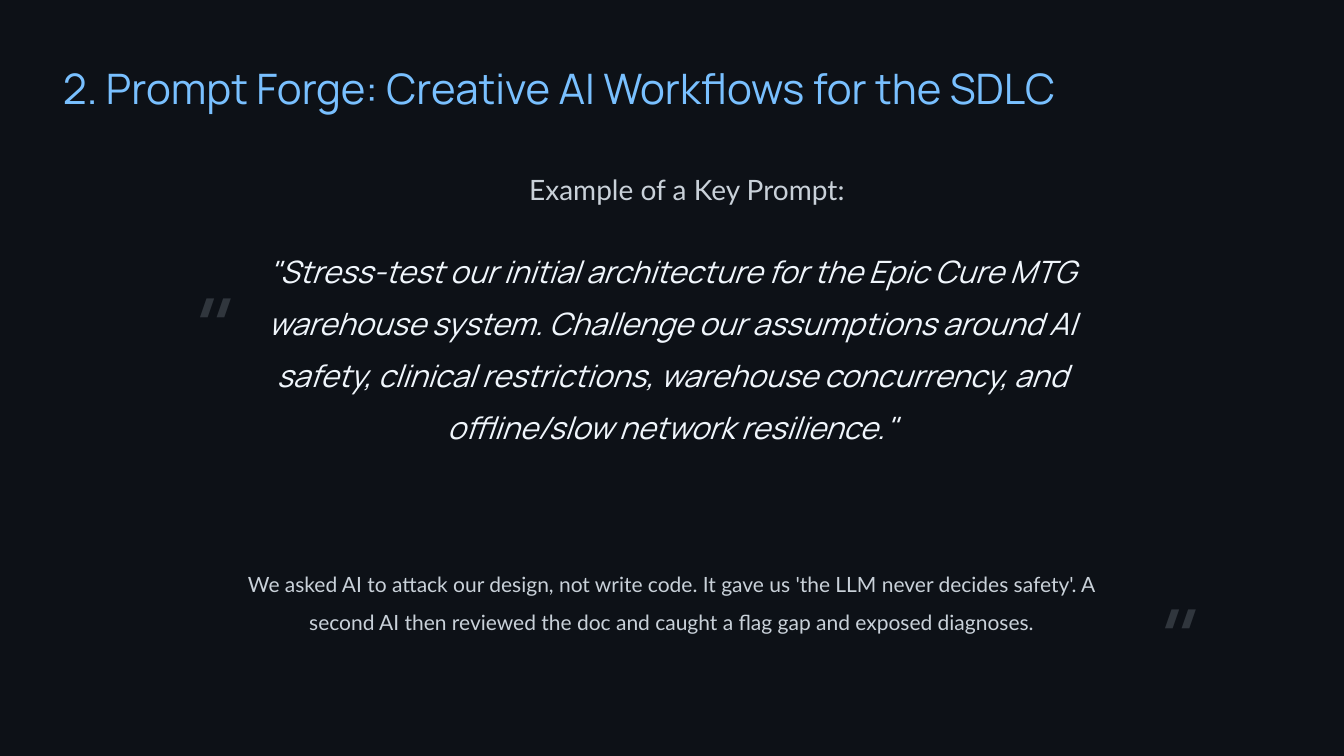
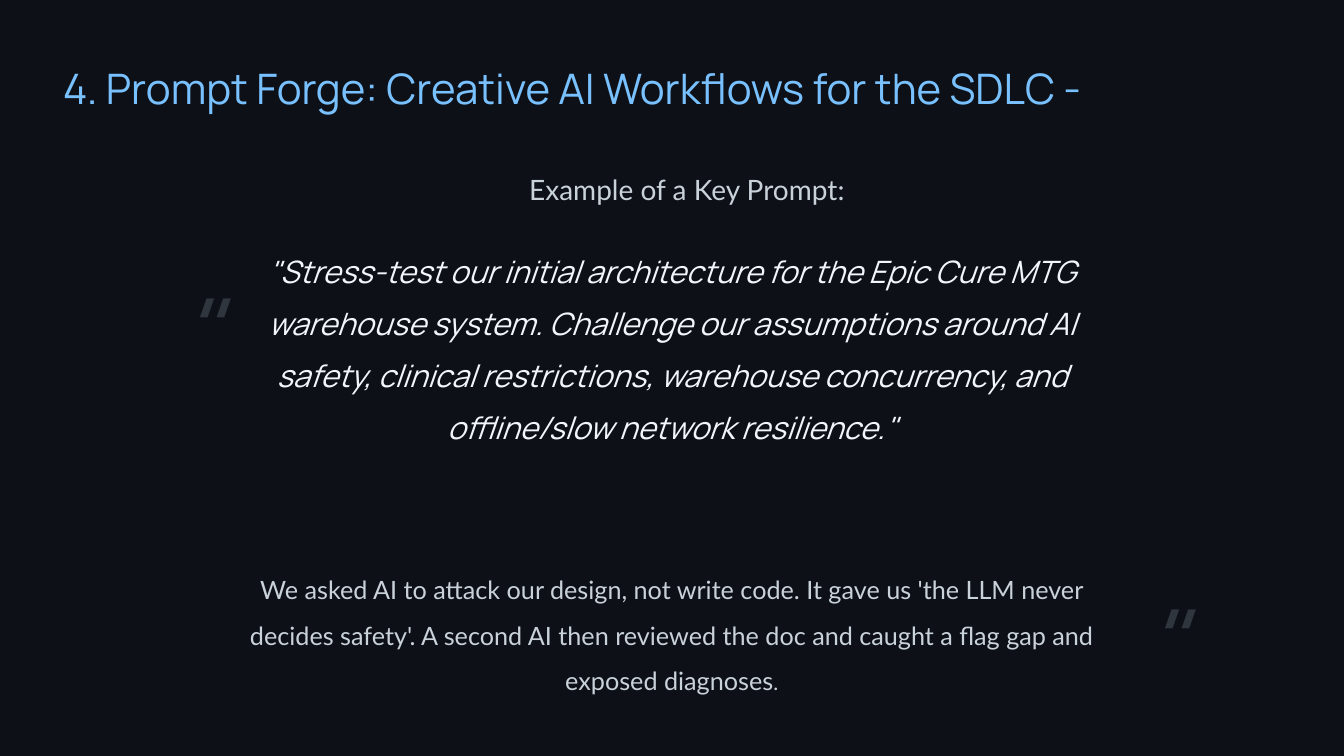
Before and after one commit to EthanM-programin/HNLP, a slide deck: slide 6 of HNLP-presentation.pptx. Drawn at 1344x756 pixels with LibreOffice and Linux fonts; fonts in the diff are those of the drawing. Boxes give left, top, right and bottom in pixels: in the first picture for what was removed or moved away, otherwise in the second. Text is boxed around its words. In the diff, an @@ line names an element or a change of style, - is before the commit and + after.

```diff
--- a/HNLP-presentation.pptx
+++ b/HNLP-presentation.pptx
@@ text at bbox=[63, 73, 1055, 115]: text changed @@
-2. Prompt Forge: Creative AI Workflows for the SDLC
+4. Prompt Forge: Creative AI Workflows for the SDLC -
@@ text "We asked AI to attack ..." at bbox=[250, 580, 1093, 695]: size 15 to 18 pt @@
```
Also in this commit, not shown: 10 other slides changed.
